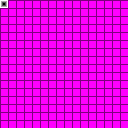
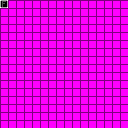
Comparing the layer stacks of the two (128, 128) images. Changes:
painted on "Calque 1" over bbox(0, 0, 8, 8)
